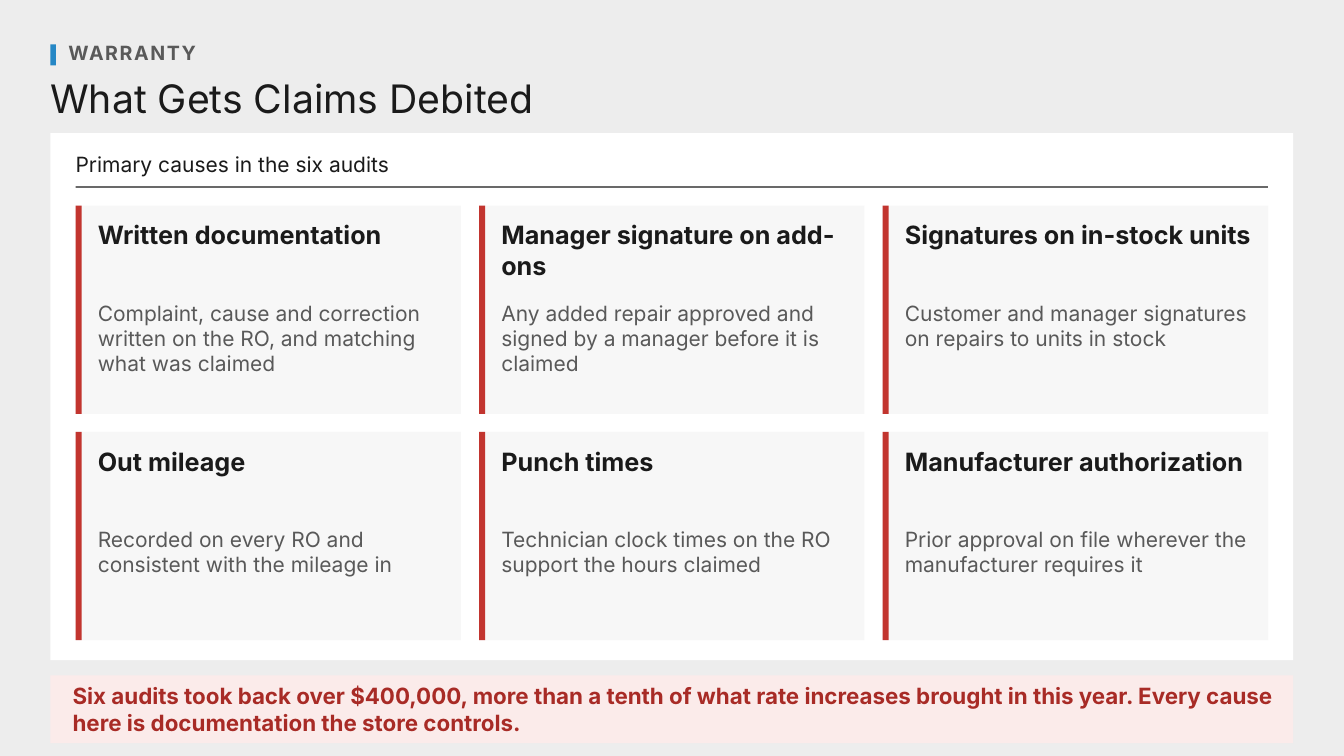
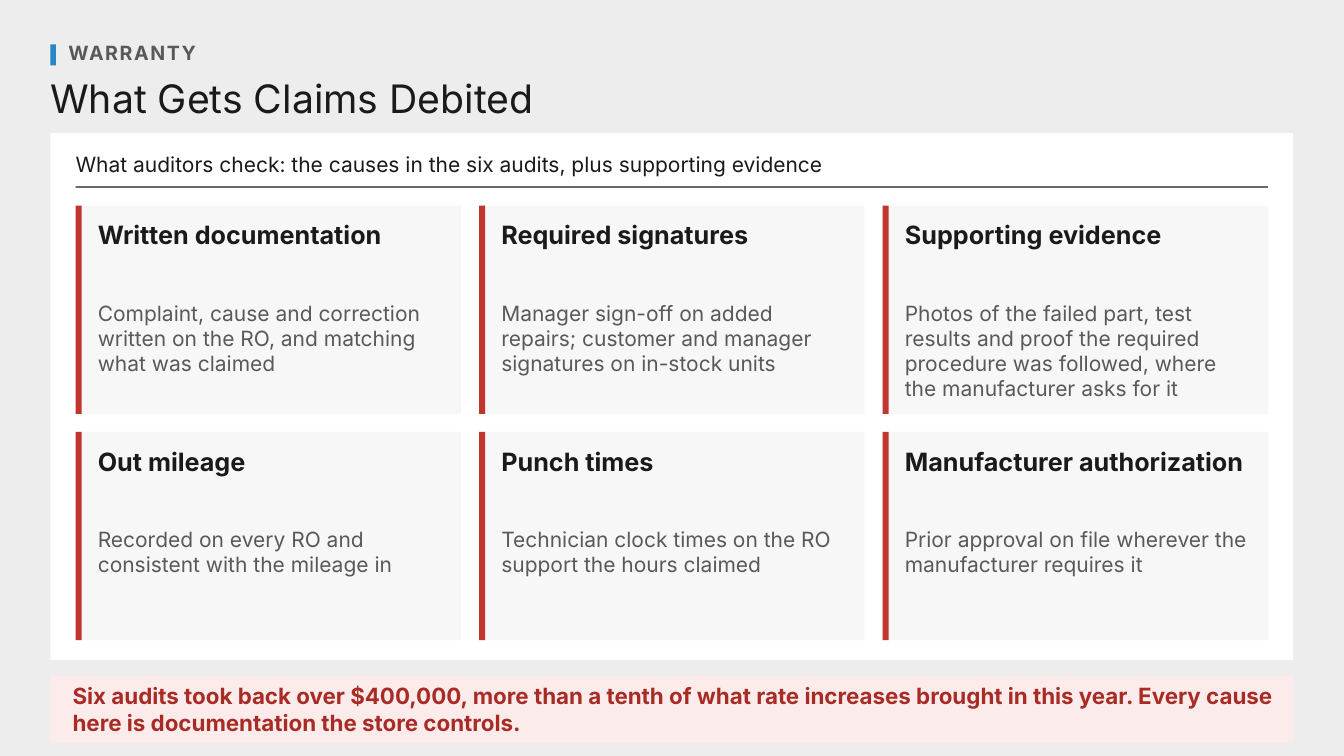
Before and after one commit to Ndresner/Noah, a slide deck: slide 144 of day2-deck/decks/Fixed Ops - Day 2 Example Test Deck.pptx. Drawn at 1344x756 pixels with LibreOffice and Linux fonts; fonts in the diff are those of the drawing. Boxes give left, top, right and bottom in pixels: in the first picture for what was removed or moved away, otherwise in the second. Text is boxed around its words. In the diff, an @@ line names an element or a change of style, - is before the commit and + after.

```diff
--- a/day2-deck/decks/Fixed Ops - Day 2 Example Test Deck.pptx
+++ b/day2-deck/decks/Fixed Ops - Day 2 Example Test Deck.pptx
@@ text at (x1=76, y1=156, x2=822, y2=177): text changed @@
-Primary causes in the six audits
+What auditors check: the causes in the six audits, plus supporting evidence
@@ text at (x1=501, y1=224, x2=748, y2=250): text changed @@
-Manager signature on add-ons
+Required signatures
@@ text at (x1=905, y1=224, x2=1162, y2=250): text changed @@
-Signatures on in-stock units
+Supporting evidence
@@ text at (x1=501, y1=305, x2=811, y2=376): text changed @@
-Any added repair approved and signed by a manager before it is claimed
+Manager sign-off on added repairs; customer and manager signatures on in-stock units
@@ text at (x1=905, y1=305, x2=1217, y2=396): text changed @@
-Customer and manager signatures on repairs to units in stock
+Photos of the failed part, test results and proof the required procedure was followed, where the manufacturer asks for it
```
Also in this commit, not shown: 1 other slide changed, 9 other files.
